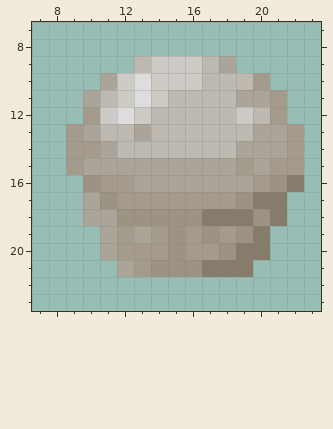
Pixel-art sprite, stored at Resources/Textures/_Funkystation/Objects/Consumable/Food/Baked/misc.rsi/muffin-cloth.png. That is the earlier state.
The file is 32x32 pixels. Shown: x 7..23, y 7..23.
Now the later version:
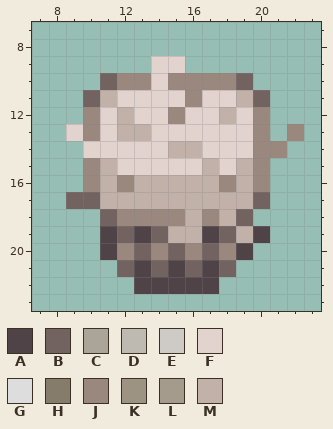
Palette (. is transparent): A #504347  B #726361  C #aba498  D #beb9b1  E #cecbc6  F #e2d3cf  G #dddddd  H #857c6c  J #9a877e  K #9c9383  L #a49b8c  M #c2b1a9
Diff:
Changed rows in their new state; - is an unchanged pixel.
first column x 9:
 9 ----.FF...----
10 --BJJFJJJJB.--
11 -BMFFFFJFFMB.-
12 -JFMFFJFFMFJ.-
13 FJFMMFFFFFFJ.J
14 .FFFFFMMFFFJJ.
15 .JMFFFFFMFMJ..
16 -JMJMMMMMJMJ..
17 BBMMMMMMMMMB.-
18 -.BJJJJMJMB..-
19 --ABABMMABMA--
20 --AJBJBJBJA.--
21 ---BABABAB.---
22 ----AAAAA-----
Pixel boxes of the changes (left, top, right, bottom) in both pictures:
changed: (66, 56, 304, 294)
